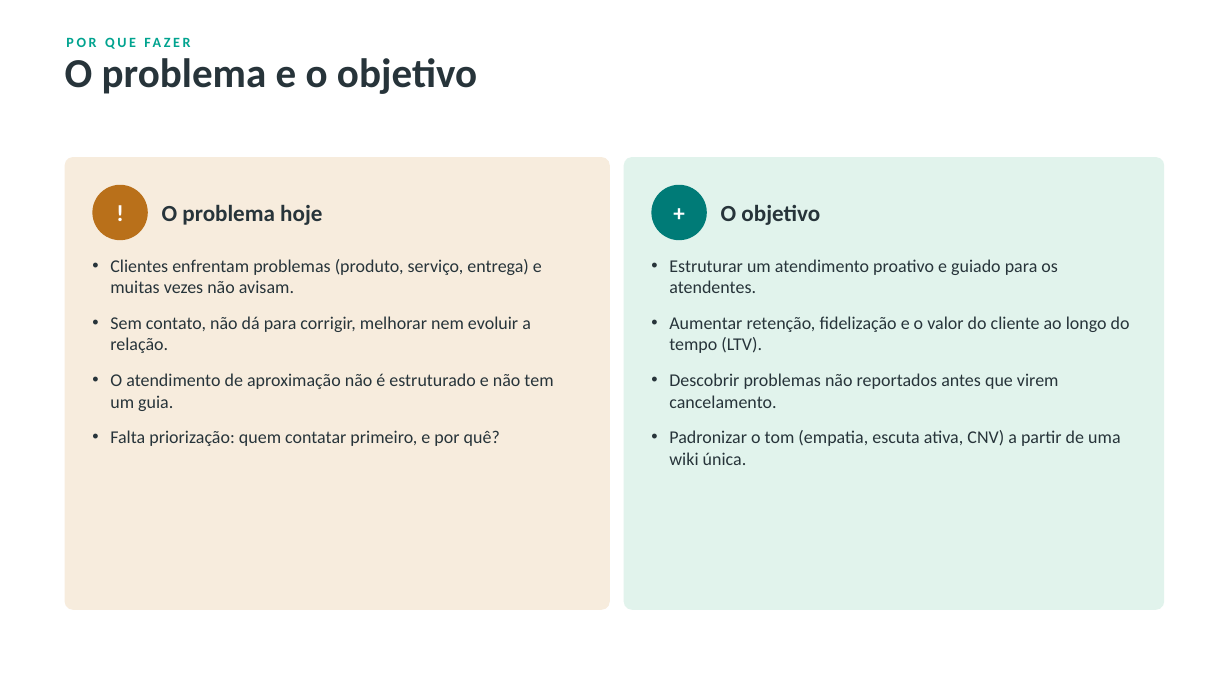
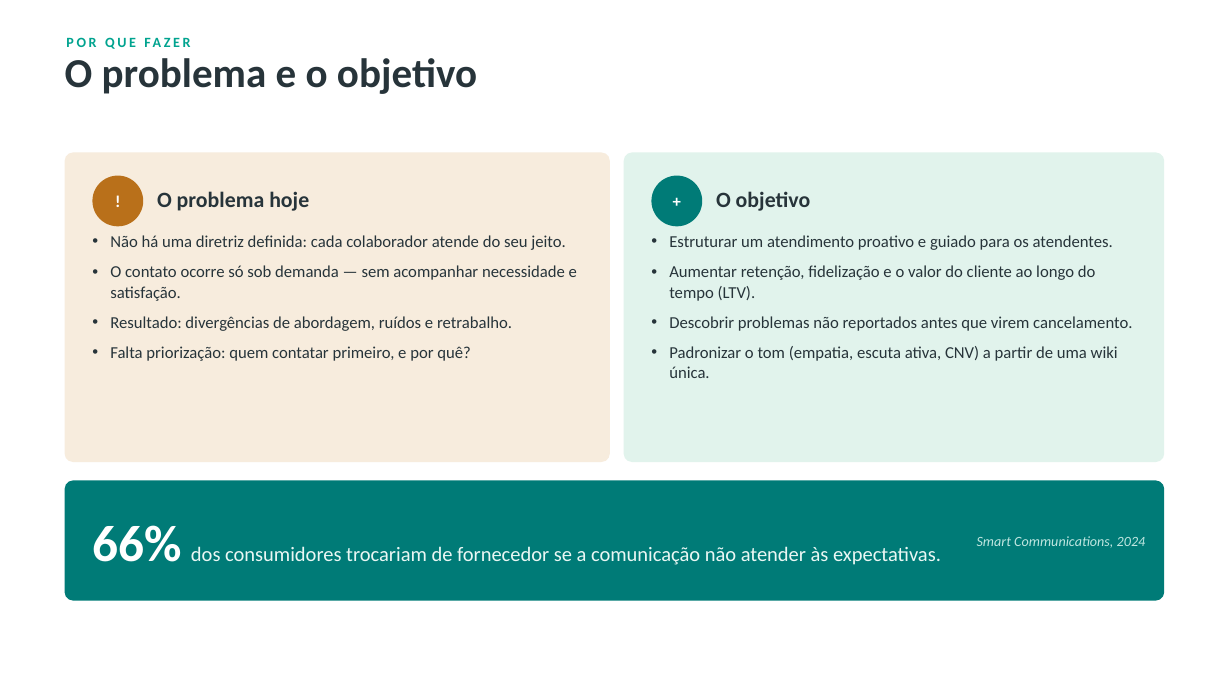
Before and after one commit to igorcamposdeborba/agente-ia-atendimento, a slide deck: slide 4 of 2-sistema-de-atendimento/planejamento/Millenium-Agente-IA.pptx. Drawn at 1232x693 pixels with LibreOffice and Linux fonts; fonts in the diff are those of the drawing. Boxes give left, top, right and bottom in pixels: in the first picture for what was removed or moved away, otherwise in the second. Text is boxed around its words. In the diff, an @@ line names an element or a change of style, - is before the commit and + after.

Commit message:
Atualizada wiki

```diff
--- a/2-sistema-de-atendimento/planejamento/Millenium-Agente-IA.pptx
+++ b/2-sistema-de-atendimento/planejamento/Millenium-Agente-IA.pptx
@@ rounded rectangle: place and size @@
-rounded rectangle at box(65, 157, 610, 610)
+rounded rectangle at box(65, 152, 610, 462)
@@ rounded rectangle at box(65, 152, 610, 462): proportions changed @@
@@ ellipse: place and size @@
-ellipse at box(92, 185, 148, 240)
+ellipse at box(92, 176, 143, 226)
@@ text "!": place and size @@
-text "!" at box(92, 185, 148, 240)
+text "!" at box(92, 176, 143, 226)
@@ text "!" at box(92, 176, 143, 226): size 18 to 13 pt @@
@@ text "O problema hoje": place and size @@
-text "O problema hoje" at box(162, 204, 322, 225)
+text "O problema hoje" at box(157, 191, 309, 211)
@@ text "O problema hoje" at box(157, 191, 309, 211): size 18 to 17 pt @@
@@ rounded rectangle at box(624, 152, 1165, 462): proportions changed @@
@@ rounded rectangle: place and size @@
-rounded rectangle at box(624, 157, 1165, 610)
+rounded rectangle at box(624, 152, 1165, 462)
@@ text "+" at box(652, 176, 702, 226): size 18 to 13 pt @@
@@ ellipse: place and size @@
-ellipse at box(652, 185, 707, 240)
+ellipse at box(652, 176, 702, 226)
@@ text "+": place and size @@
-text "+" at box(652, 185, 707, 240)
+text "+" at box(652, 176, 702, 226)
@@ text "O objetivo" at box(716, 191, 811, 211): size 18 to 17 pt @@
@@ text "O objetivo": place and size @@
-text "O objetivo" at box(721, 205, 820, 225)
+text "O objetivo" at box(716, 191, 811, 211)
@@ text "Não há uma diretriz definida: ...": place and size @@
-text "Não há uma diretriz definida: ..." at box(110, 259, 553, 446)
+text "Não há uma diretriz definida: ..." at box(110, 235, 577, 361)
@@ text at box(110, 235, 577, 331): text changed; size 14 to 13 pt @@
-• Clientes enfrentam problemas (produto, serviço, entrega) e muitas vezes não avisam.
-• Sem contato, não dá para corrigir, melhorar nem evoluir a relação.
-• O atendimento de aproximação não é estruturado e não tem um guia.
+• Não há uma diretriz definida: cada colaborador atende do seu jeito.
+• O contato ocorre só sob demanda — sem acompanhar necessidade e satisfação.
+• Resultado: divergências de abordagem, ruídos e retrabalho.
@@ text "Estruturar um atendimento proativo e ...": place and size @@
-text "Estruturar um atendimento proativo e ..." at box(669, 259, 1130, 465)
+text "Estruturar um atendimento proativo e ..." at box(669, 235, 1132, 378)
@@ text "Estruturar um atendimento proativo e ..." at box(669, 235, 1132, 378): size 14 to 13 pt; less space between paragraphs @@
@@ text at box(110, 346, 470, 361): size 14 to 13 pt in "Falta priorização: quem contatar primeiro, e por ..."; less space between paragraphs @@
@@ rounded rectangle added at box(65, 481, 1165, 601), fill #007B77 @@
@@ text added at box(92, 525, 941, 565), 16 pt, text #EAF7F4 @@
+66% dos consumidores trocariam de fornecedor se a comunicação não atender às expectativas.
@@ text added at box(977, 536, 1146, 548), 11 pt, text #BFE6E0, italic @@
+Smart Communications, 2024
```
Also in this commit, not shown: 15 other slides changed, 3 slides added, 1 slide removed, 14 other files.
